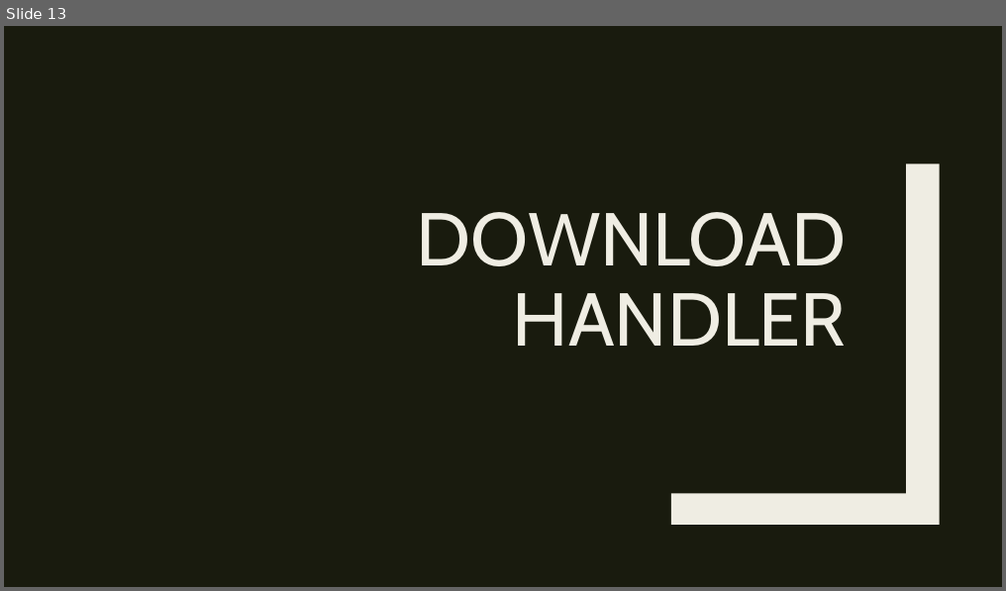
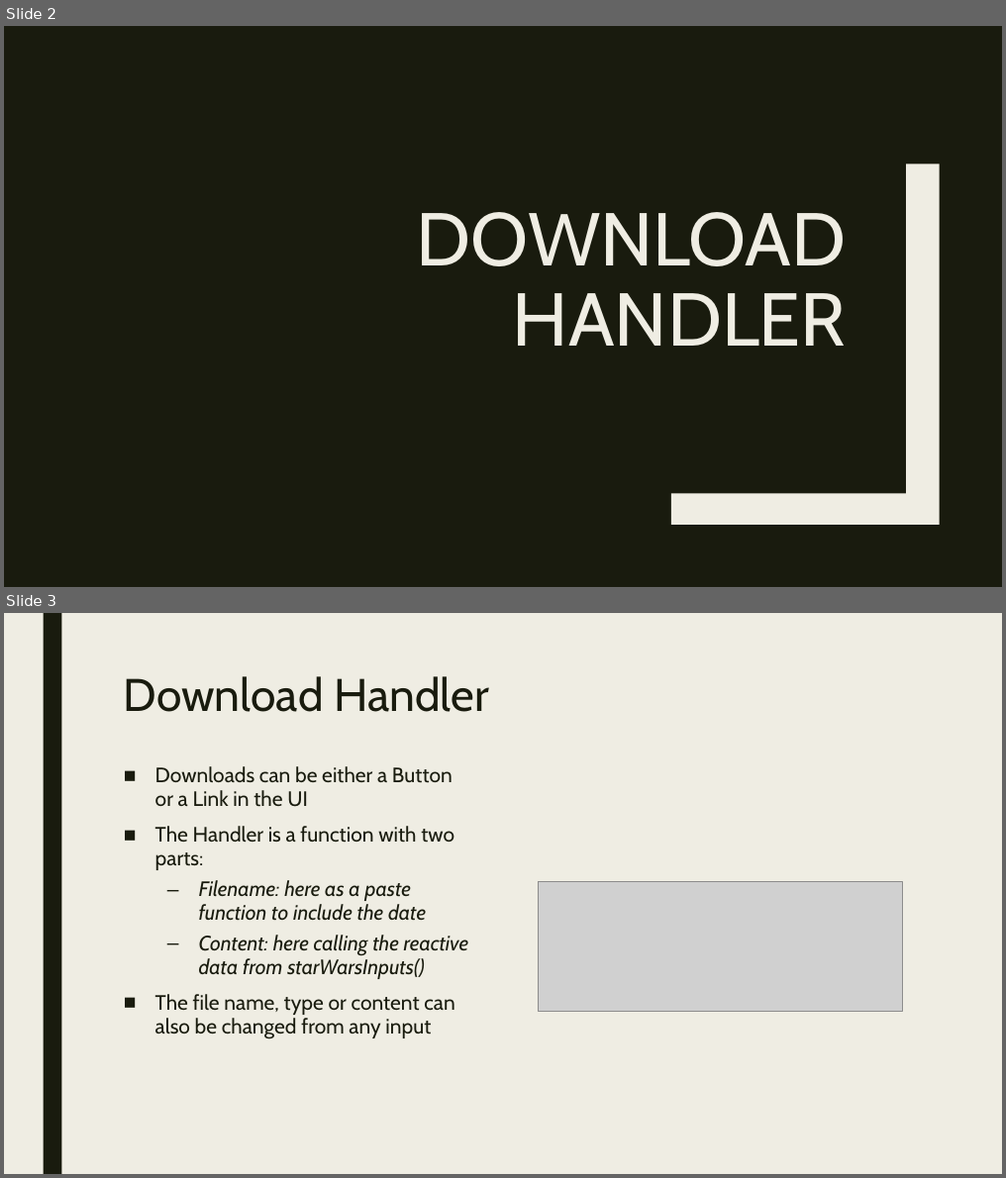
Before and after one commit to RforOperations2018/Class_5, a slide deck: Class 6.pptx. Shown one above the other, each under a label of ours: slide 13 before the commit, slides 2 and 3 after it. The pictures are 1006x591 and 1006x1178 pixels, drawn with LibreOffice and Linux fonts; fonts in the diff are those of the drawing; grey boxes stand for pictures. Boxes give left, top, right and bottom in pixels: in the first picture for what was removed or moved away, otherwise in the second. Text is boxed around its words. In the diff, an @@ line names an element or a change of style, - is before the commit and + after.

```diff
--- a/Class 6.pptx
+++ b/Class 6.pptx
@@ slide 3 added at (x1=4, y1=613, x2=1002, y2=1174), background #EFEDE3 @@
@@ rectangle added at (x1=43, y1=613, x2=61, y2=1174), fill #191B0E @@
@@ title added at (x1=124, y1=676, x2=489, y2=712), 44 pt, text #191B0E @@
+Download Handler
@@ text added at (x1=155, y1=766, x2=469, y2=1040), 20 pt, text #191B0E @@
+■ Downloads can be either a Button or a Link in the UI
+■ The Handler is a function with two parts:
+  – Filename: here as a paste function to include the date
+  – Content: here calling the reactive data from starWarsInputs()
+■ The file name, type or content can also be changed from any input
@@ picture added at (x1=539, y1=881, x2=902, y2=1012) @@
@@ what was slide 13 is now slide 2 @@
```
Also in this commit, not shown: 3 slides changed, 10 other slides added, 2 other files.
